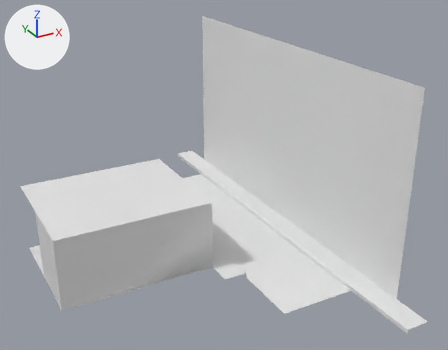
The OBJ model Game/Source/Game/assets/meshes/salon/environment.obj, before and after one commit.
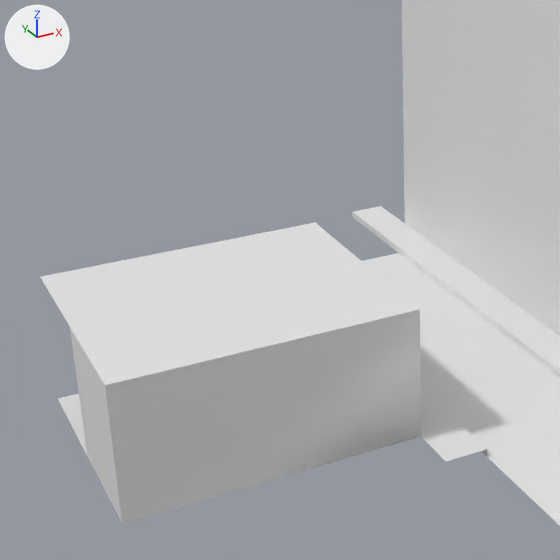
Each version is shown whole from a 50 mm lens placed at (-38.4, -110.0, 74.7), pointed at (23.6, 2.8, 18.4), then close up on the part from 0% to 63% of the width and 13% to 94% of the height. Arrows for +X, +Y and +Z are at upper left; the lights stay in place. Where no turn or scale is listed for an object, it has been applied to the vertices. Vertices at the same position are counted once.

Objects in the first close-up: 'environment'.
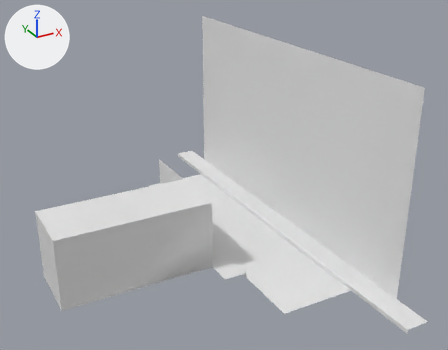
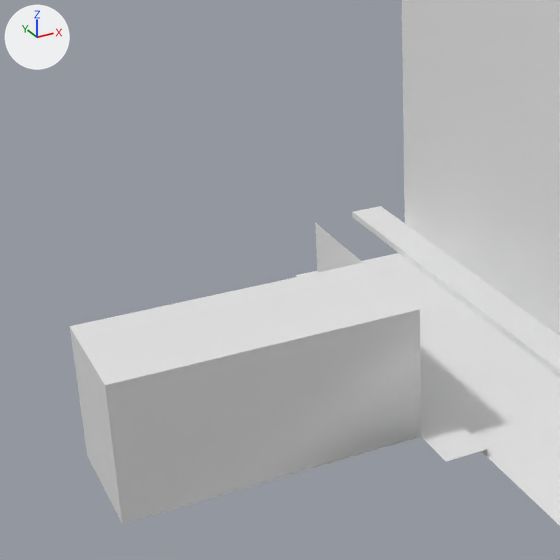
What changed in the scene script:
```text
Change me_environment:
    where me_environment.from_pydata(...)  # 110 vertices, 66 faces; spans x -17.2..44.3, y -42.0..62.0, z -1.0..44.7
    used by ob_environment; location = (0.0, 0.0, 0.0)
    verts and faces of me_environment; kept vertices keep their numbers, new ones are numbered from 110
    before: 0 (-17.2, -4.2, 0.0) at pixel (122, 523), 1 (-17.2, 24.1, 0.0) at pixel (57, 398), 2 (16.9, -4.2, 0.0) at pixel (421, 436), 3 (16.9, 24.1, 0.0), 5 (-17.2, -4.2, 16.0) at pixel (104, 385)
    before: 6 (16.9, -4.2, 16.0) at pixel (419, 309), 7 (-17.2, 10.0, 0.0) at pixel (87, 456), 9 (16.9, 10.0, 16.0) at pixel (363, 262), 10 (16.9, 10.0, 0.0), 11 (-17.2, 24.1, 16.0) at pixel (39, 276)
    before: 12 (16.9, 24.1, 16.0) at pixel (315, 222), 13 (16.9, 24.1, 16.0) at pixel (315, 222), 15 (16.9, 24.1, 13.9), 52 (16.9, 23.8, 13.9), 53 (16.9, 23.8, 16.0) at pixel (316, 223)
    me_environment part 1
    add delete_vertices([1, 11, 13])  # with the faces that use them
    add verts[110] = (-17.2, 10.0, 16.0)  # pixel (69, 326)
    add faces += [(0, 2, 10, 7), (5, 110, 9, 6), (12, 15, 52, 53)]
```

Pixel boxes [x1, y1, x2, y2] of what changed, in the close-ups (560 x 560 px; the box of a moved part takes in the faces that stretch with it):
'environment', reshaped
    before: [40, 0, 560, 526]
    after: [70, 0, 560, 526]
part 1 of me_environment, moved or reshaped
    before: [40, 223, 419, 455]
    after: [70, 223, 419, 385]
